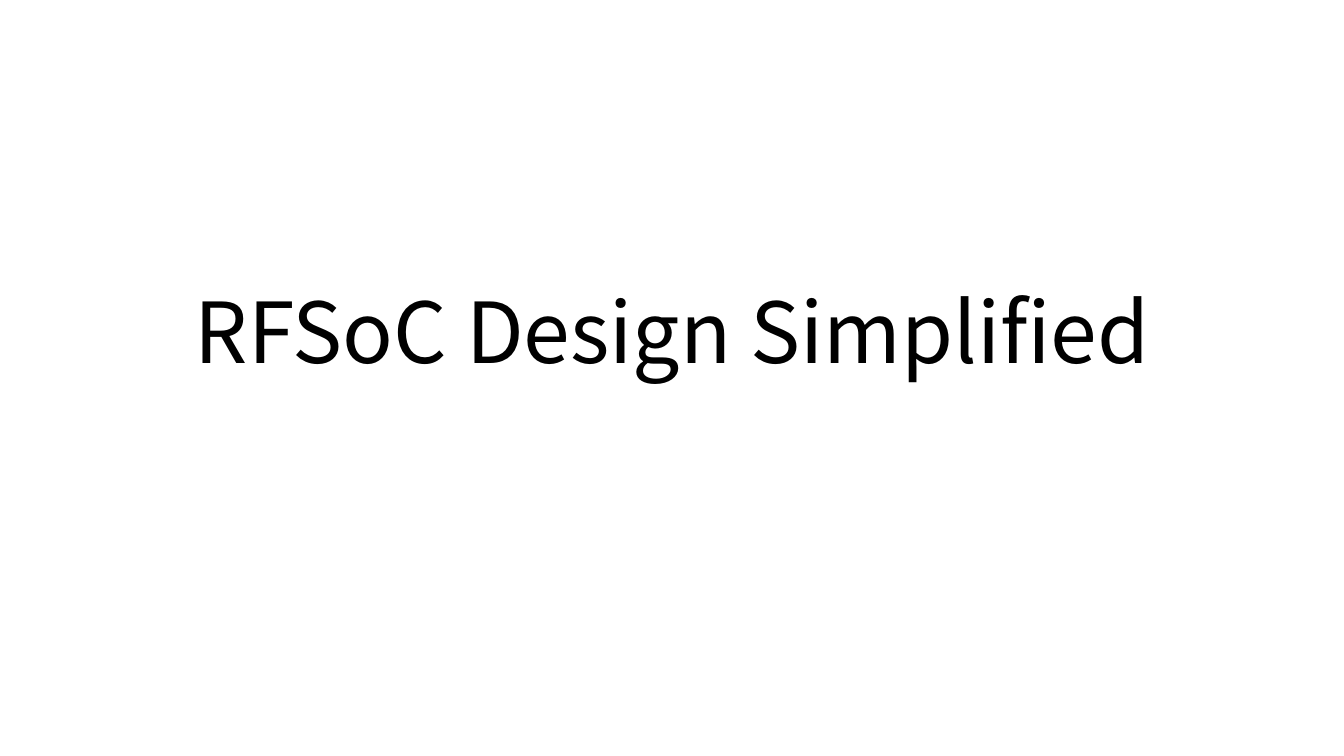
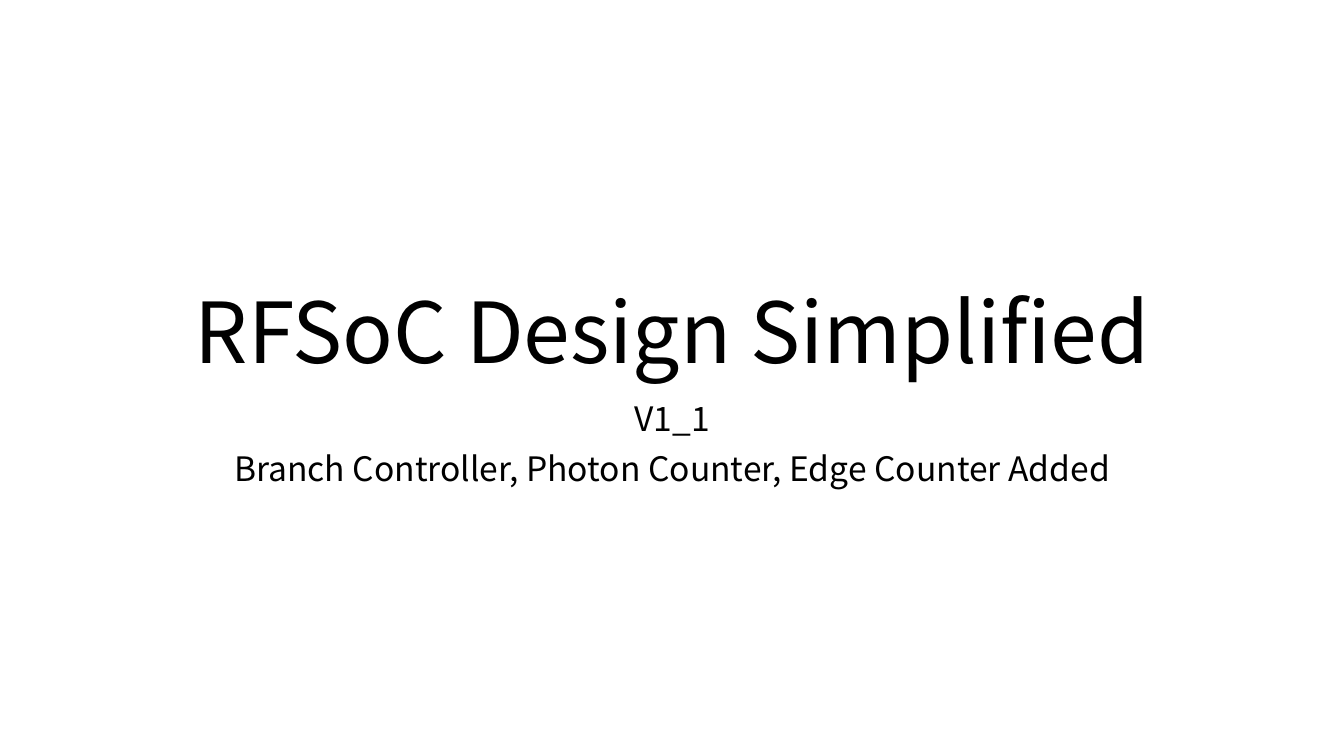
Before and after one commit to snu-quiqcl/RFSoC, a slide deck: slide 1 of Documents/RFSoC_Design_V1_1.pptx. Drawn at 1344x756 pixels with LibreOffice and Linux fonts; fonts in the diff are those of the drawing. Boxes give left, top, right and bottom in pixels: in the first picture for what was removed or moved away, otherwise in the second. Text is boxed around its words. In the diff, an @@ line names an element or a change of style, - is before the commit and + after.

```diff
--- a/Documents/RFSoC_Design_V1_1.pptx
+++ b/Documents/RFSoC_Design_V1_1.pptx
@@ subtitle added at (234, 406, 1110, 490), 24 pt, text #000000 @@
+V1_1
+Branch Controller, Photon Counter, Edge Counter Added
```
Also in this commit, not shown: 1 other slide changed, 6 slides added, 5 other files.
